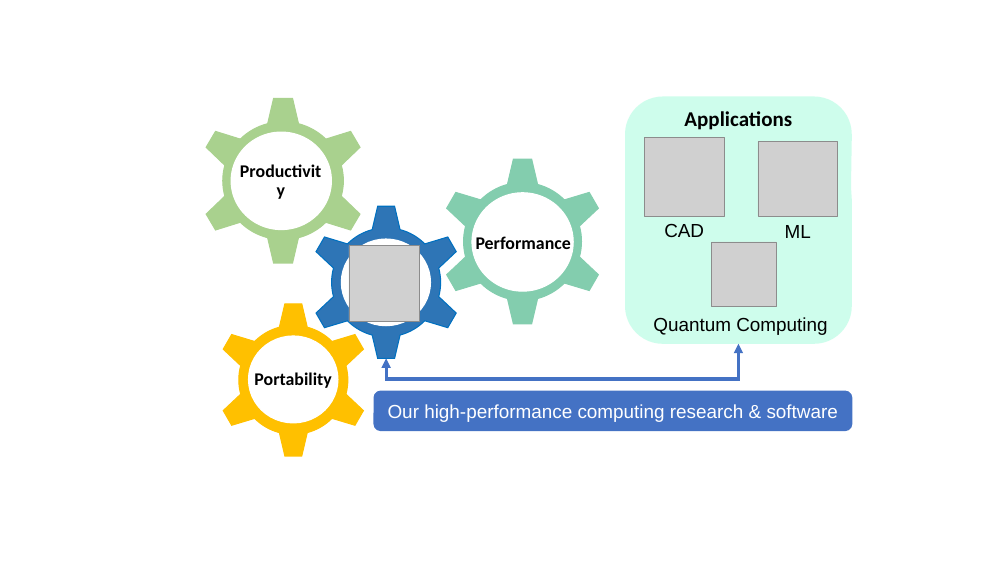
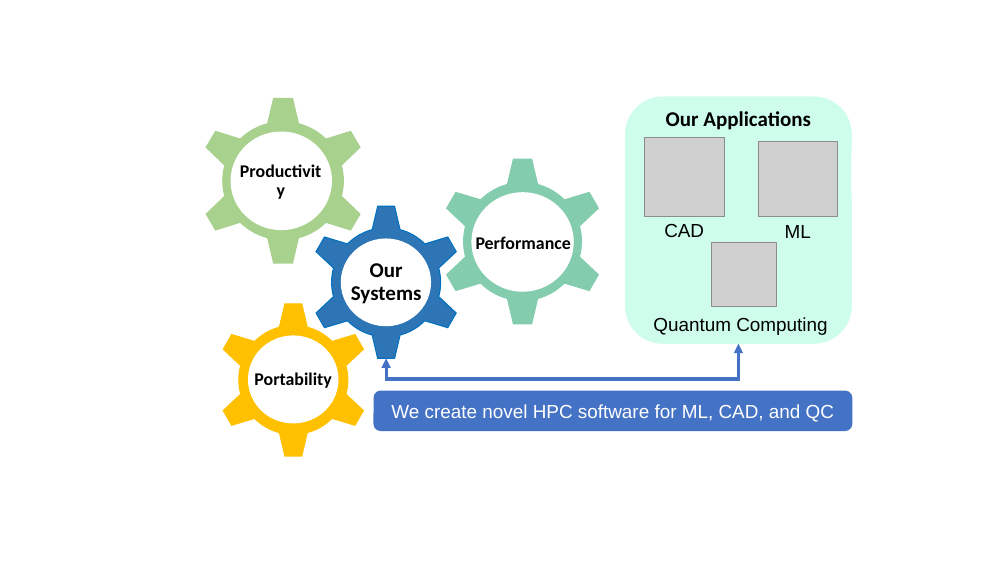
Before and after one commit to tsung-wei-huang/tsung-wei-huang.github.io, a slide deck: slide 3 of images/respic/research_overview.pptx. Drawn at 1008x567 pixels with LibreOffice and Linux fonts; fonts in the diff are those of the drawing; grey boxes stand for pictures. Boxes give left, top, right and bottom in pixels: in the first picture for what was removed or moved away, otherwise in the second. Text is boxed around its words. In the diff, an @@ line names an element or a change of style, - is before the commit and + after.

```diff
--- a/images/respic/research_overview.pptx
+++ b/images/respic/research_overview.pptx
@@ text in rounded speech box at (666, 111, 811, 130): text changed @@
-Applications
+Our Applications
@@ picture removed at (349, 246, 420, 321) @@
@@ text added at (351, 263, 422, 304), 20 pt, text #000000, bold @@
+Our Systems
@@ text in rounded rectangle at (391, 404, 834, 422): text changed @@
-Our high-performance computing research & software
+We create novel HPC software for ML, CAD, and QC
```
Also in this commit, not shown: 1 other file.
